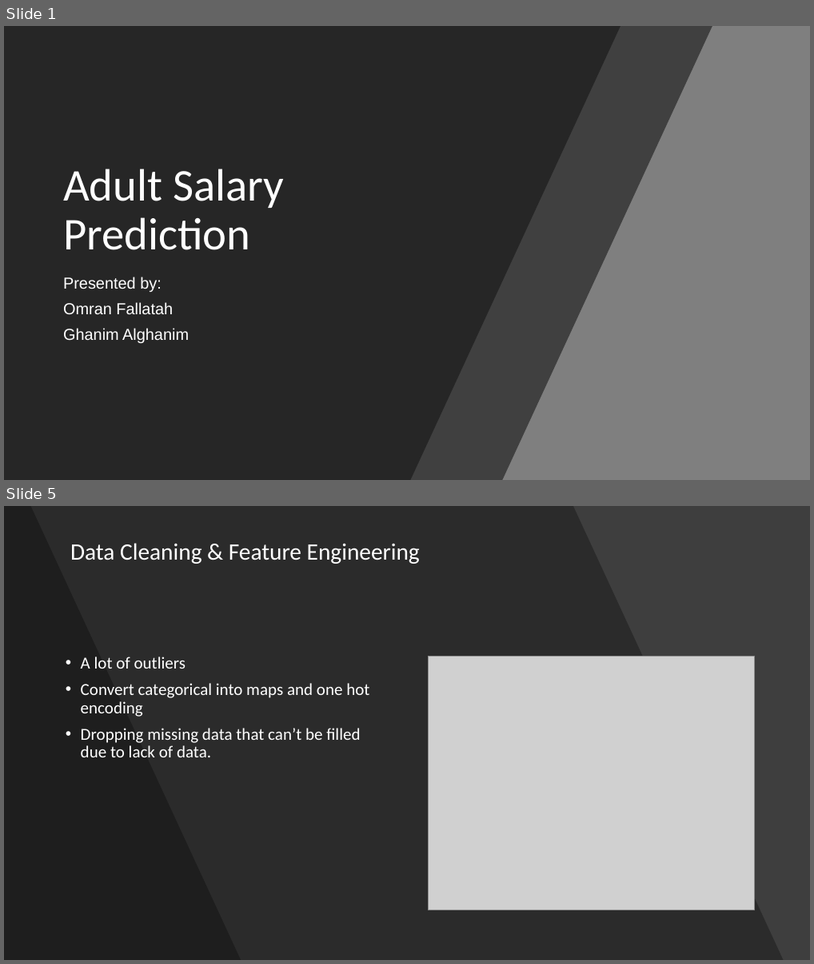
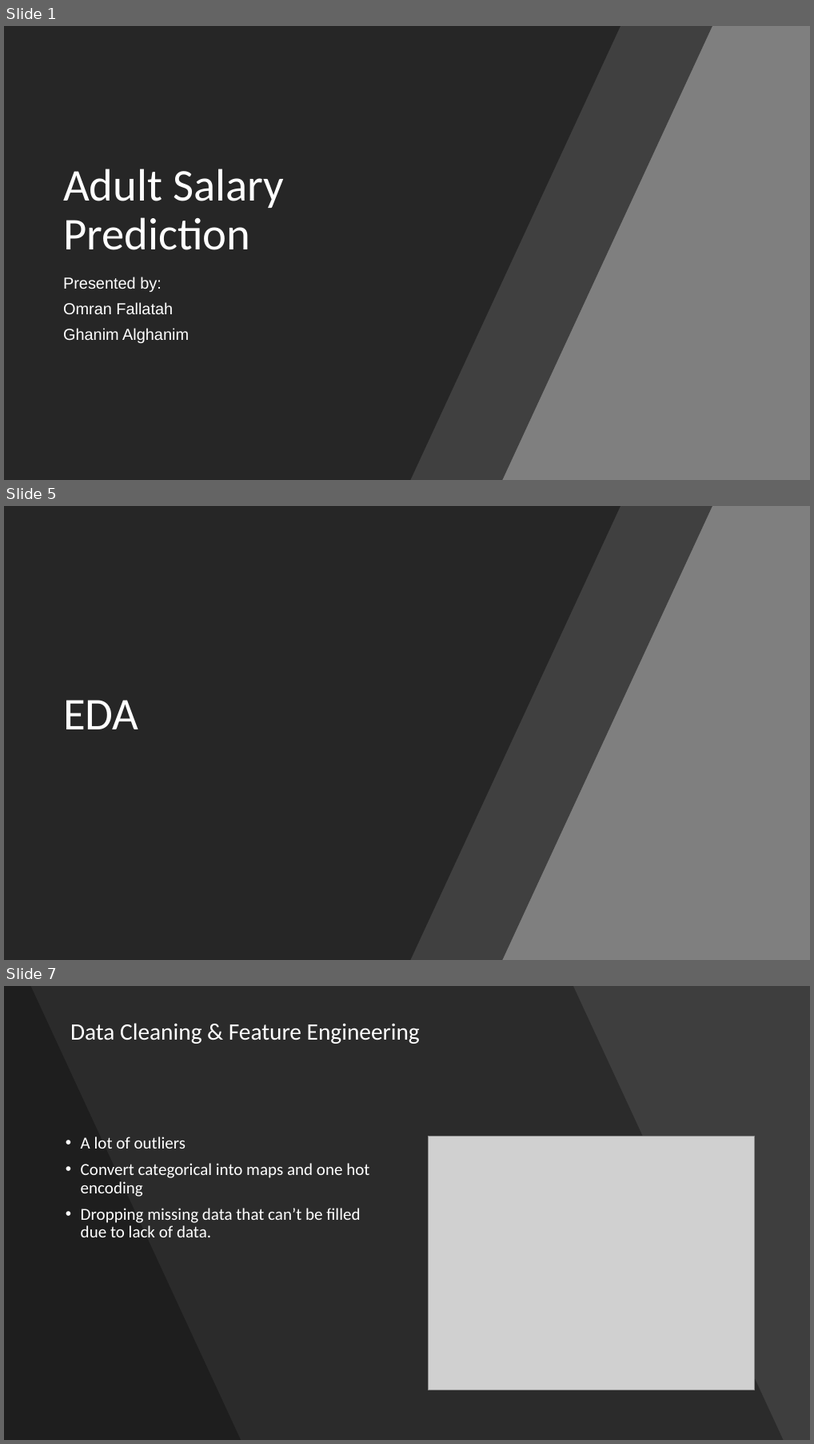
Before and after one commit to L9Sneaky/Classification, a slide deck: Adult Salary Prediction.pptx. Shown one above the other, each under a label of ours: slides 1 and 5 before the commit, slides 1, 5 and 7 after it; the slides between them are not shown. The pictures are 814x964 and 814x1444 pixels, drawn with LibreOffice and Linux fonts; fonts in the diff are those of the drawing; grey boxes stand for pictures. Boxes give left, top, right and bottom in pixels: in the first picture for what was removed or moved away, otherwise in the second. Text is boxed around its words. In the diff, an @@ line names an element or a change of style, - is before the commit and + after.

```diff
--- a/Adult Salary Prediction.pptx
+++ b/Adult Salary Prediction.pptx
@@ slide 5 added at <box>4,506,810,960</box>, background #7C7C7C @@
@@ rectangle added at <box>4,506,810,960</box>, fill #7F7F7F @@
@@ freeform shape added at <box>4,506,621,960</box>, fill #262626 @@
@@ freeform shape added at <box>86,506,713,960</box>, fill #262626 at 70% opacity @@
@@ title added at <box>63,700,139,729</box>, 54 pt, text #FFFFFF @@
+EDA
@@ what was slide 5 is now slide 7 @@
```
Also in this commit, not shown: 1 slide changed, 4 other slides added, 2 slides removed, 1 other file.
